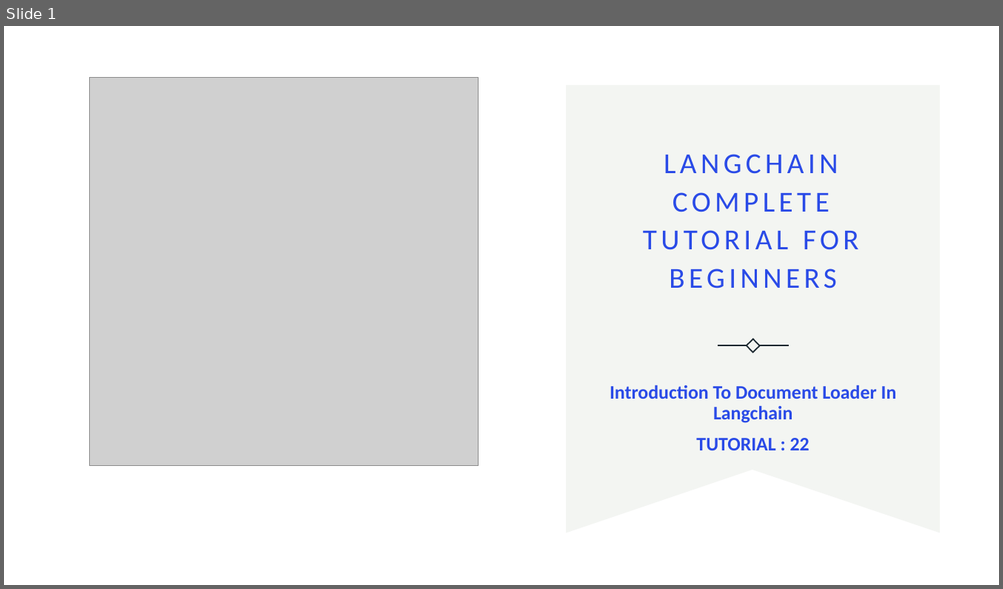
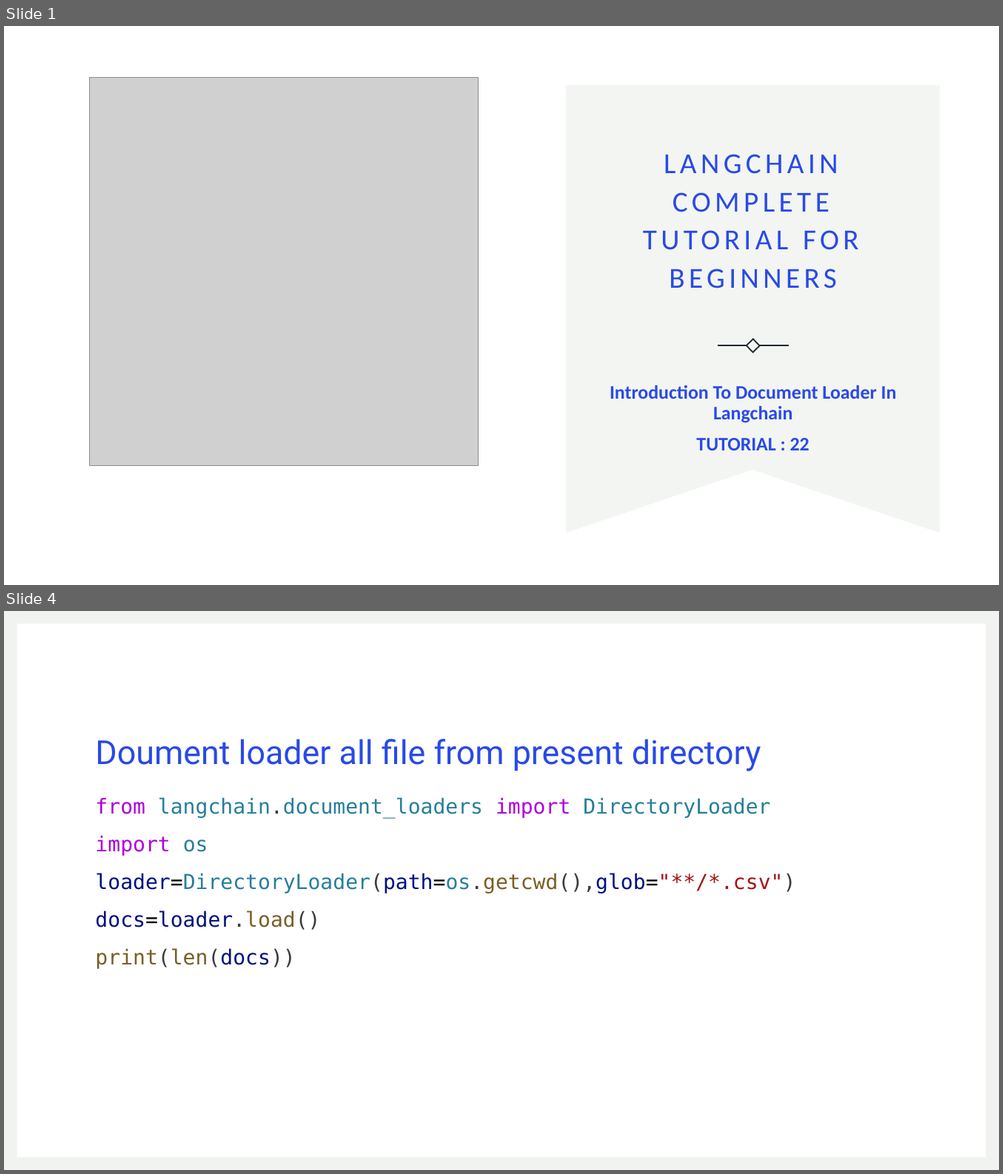
Before and after one commit to ronidas39/LLMtutorial, a slide deck: tutorial22/tutorial22.pptx. Shown one above the other, each under a label of ours: slide 1 before the commit, slides 1 and 4 after it; the slides between them are not shown. The pictures are 1003x589 and 1003x1174 pixels, drawn with LibreOffice and Linux fonts; fonts in the diff are those of the drawing; grey boxes stand for pictures; background and template pictures are left out. Boxes give left, top, right and bottom in pixels: in the first picture for what was removed or moved away, otherwise in the second. Text is boxed around its words. In the diff, an @@ line names an element or a change of style, - is before the commit and + after.

```diff
--- a/tutorial22/tutorial22.pptx
+++ b/tutorial22/tutorial22.pptx
@@ slide 4 added at box(4, 611, 999, 1170), background #FFFFFF @@
@@ freeform shape added at box(4, 611, 999, 1170), fill #F1F3F0 @@
@@ title added at box(95, 739, 761, 772), 32 pt, text #294AE7 @@
+Doument loader all file from present directory
@@ text added at box(95, 797, 795, 969), 20 pt, text #267F99 @@
+from langchain.document_loaders import DirectoryLoader
+import os
+loader=DirectoryLoader(path=os.getcwd(),glob="**/*.csv")
+docs=loader.load()
+print(len(docs))
```
Also in this commit, not shown: 1 slide changed, 1 other slide added, 14 other files.
